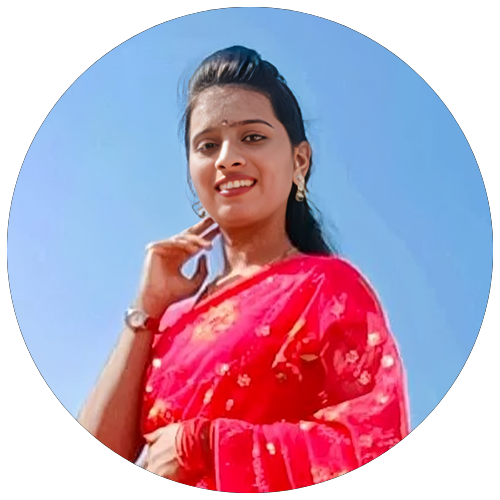
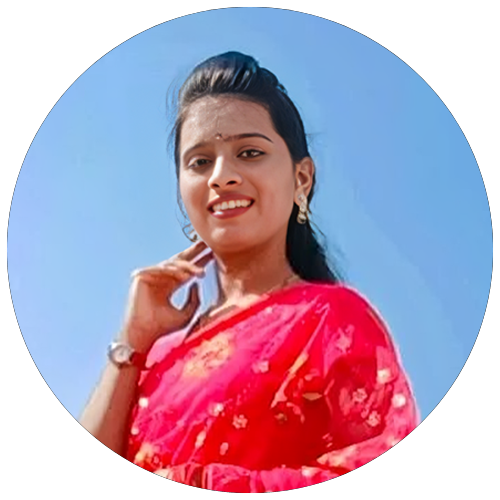
Before/after of a 500 x 500 layered artwork. What changed in the layer stack:
painted on "Untitled-2" over box(7, 8, 493, 493)
